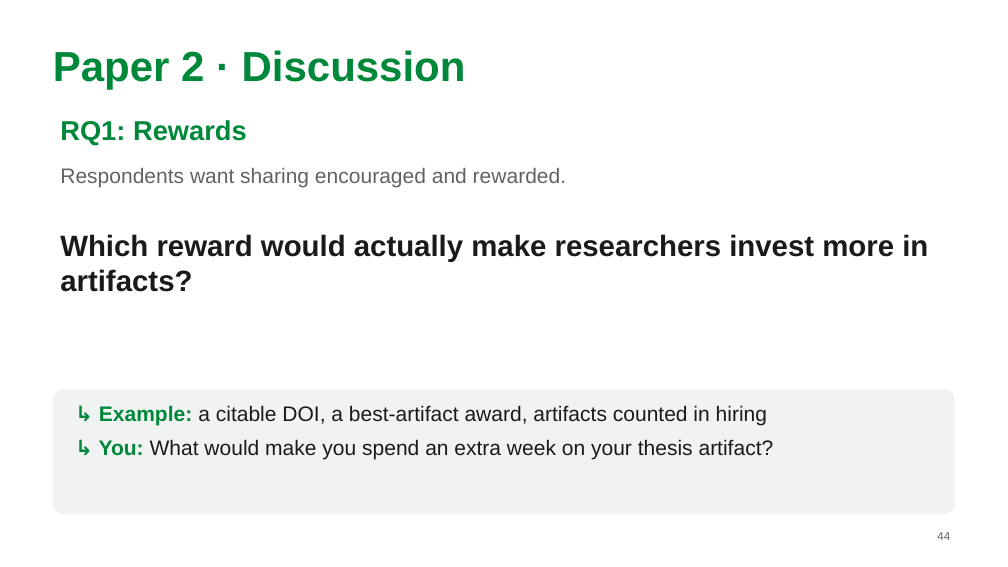
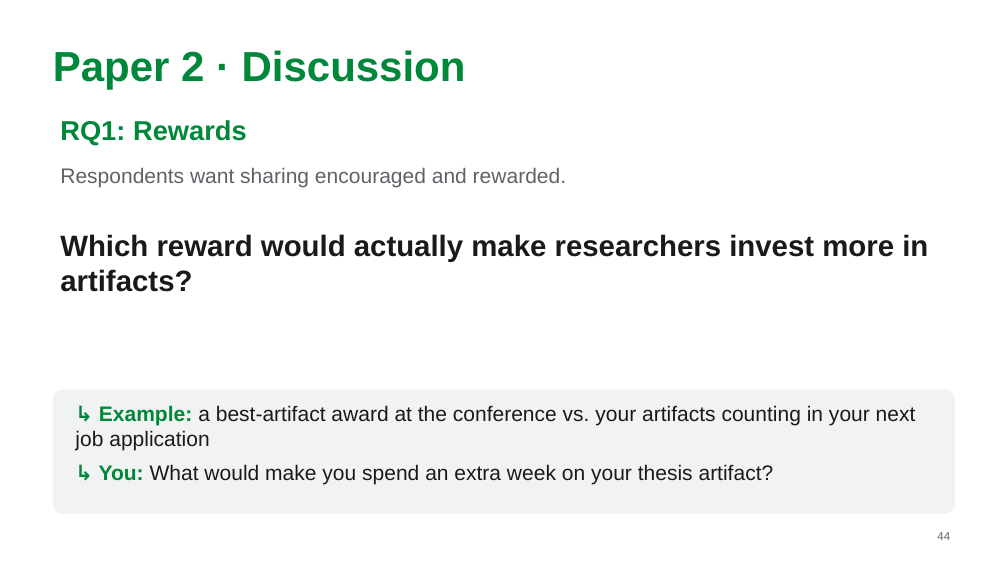
Before and after one commit to MarkAndreDuesing/Reprod_Docs_And_Notes, a slide deck: slide 44 of Vorl_2/slides/lecture2-team-paper2.pptx. Drawn at 1008x567 pixels with LibreOffice and Linux fonts; fonts in the diff are those of the drawing. Boxes give left, top, right and bottom in pixels: in the first picture for what was removed or moved away, otherwise in the second. Text is boxed around its words. In the diff, an @@ line names an element or a change of style, - is before the commit and + after.

```diff
--- a/Vorl_2/slides/lecture2-team-paper2.pptx
+++ b/Vorl_2/slides/lecture2-team-paper2.pptx
@@ text at (x1=75, y1=405, x2=916, y2=451): text changed @@
-↳ Example: a citable DOI, a best-artifact award, artifacts counted in hiring
+↳ Example: a best-artifact award at the conference vs. your artifacts counting in your next job application
```
Also in this commit, not shown: 7 other slides changed, 2 other files.
